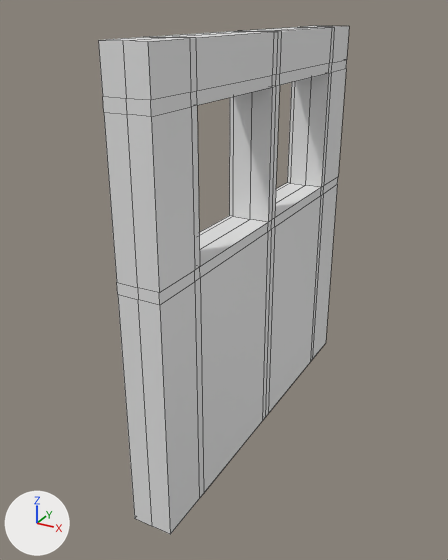
The Blender file Blender/WallBlenderWindow.blend as it was, and as the next commit left it.
Before and after are seen from a camera (50 mm lens) standing at (3.33, -6.84, 2.75) and looking at (-0.25, -0.34, -0.51). Every picture has the same lights, and +X, +Y and +Z are marked at lower left. Mesh edges are drawn as thin lines.
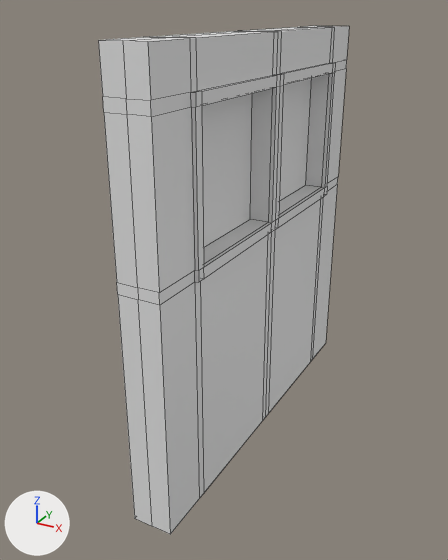
Location of each change, (x1, y1, x2, y2) in pixels of the pictures (448 x 560 px):
'Cube.001', reshaped, modifiers changed
    both: (98, 26, 349, 534)
'Cube.003', added
    after: (202, 93, 252, 247)
'Cube.002', added
    after: (279, 79, 311, 201)
part 1 of me_cube_002, deleted
    before: (123, 26, 349, 534)

The change, as a list of edits to the scene's bpy script:
```text
Change me_cube_002:
    used by ob_cube_001; location = (0.0, 0.0, 0.0); scale = (0.1, 1.0, 1.0)
    remove me_cube_002.from_pydata(...)  # 195 vertices, 193 faces, 14 loose edges; spans x -3.0..2.5, y -2.5..2.5, z -2.71..2.5
    add me_cube_002.from_pydata(...)  # 140 vertices, 121 faces, 7 loose edges; spans x -3.0..0.0, y -2.5..2.5, z -2.71..2.5
    me_cube_002 part 1
    55 vertices are removed from x 2.5, y -2.5..2.5, z -2.71..2.5
    72 faces are deleted
    7 loose edges are deleted
Add me_cube_003:
    me_cube_003.from_pydata([(-0.01, -0.9, 2.1), (-0.01, 0.9, 2.1), (0.01, -0.9, 0.1), (0.01, 0.9, 0.1)], [], [(0, 2, 3, 1)])
Change ob_cube_001:
    add _m = ob_cube_001.modifiers.new('Mirror', 'MIRROR')
Add ob_cube_003:
    ob_cube_003 = bpy.data.objects.new('Cube.003', me_cube_003)
    ob_cube_003.location = (0.0, -0.95, 0.12)
    ob_cube_003.scale = (0.1, 1.0, 0.891)
    _m = ob_cube_003.modifiers.new('Mirror', 'MIRROR')
Add ob_cube_002:
    ob_cube_002 = bpy.data.objects.new('Cube.002', me_cube_003.copy())
    ob_cube_002.location = (0.0, 0.93, 0.12)
    ob_cube_002.scale = (0.1, 1.0, 0.891)
    _m = ob_cube_002.modifiers.new('Mirror', 'MIRROR')
```
